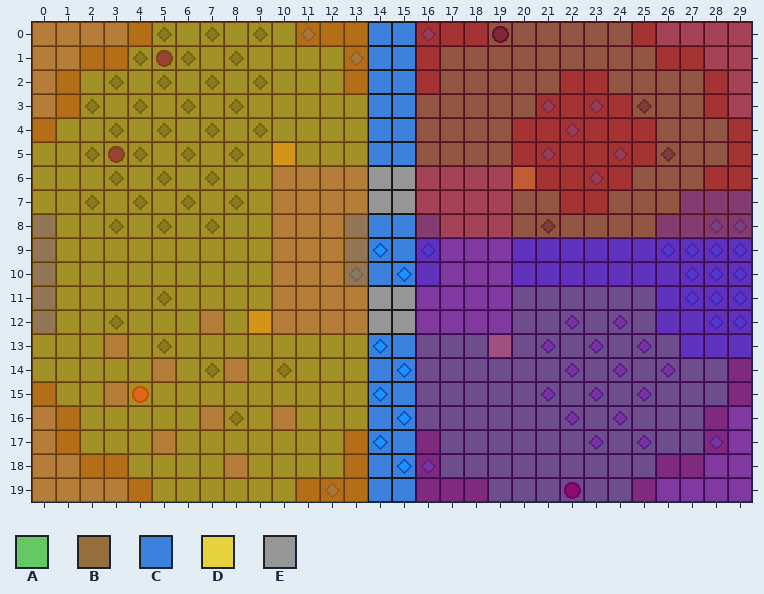
Two states of a Tiled map (JSON), tiled/samples/001_3division.tmj. Above is the file before it was changed.
Cells are 32x32 px. Shown: x 0..29, y 0..19.
Key: from "terrain": A 0, B 1, C 2, D 3, E 4.
_ is an empty cell.
Layers that did not change in this view are not listed.
Layer "地形" before, first column x 0:
 0 EEEEBAAAAAABBBCCBBBAAAAAABEEEE
 1 EEBBAAAAAAAAABCCBAAAAAAAAABBEE
 2 EBAAAAAAAAAAABCCBAAAAABBAAAABE
 3 EBAAAAAAAAAAAACCAAAAABBBBAAABE
 4 BAAAAAAAAAAAAACCAAAABBBBBBAAAB
 5 AAAAAAAAAADAAACCAAAABBBBBBAAAB
 6 AAAAAAAAAAEEEEEEEEEEDBBBBAAABB
 7 AAAAAAAAAAEEEEEEEEEEAABBAAACCC
 8 CAAAAAAAAAEEECCCCEEEAAAAAACCCC
 9 CAAAAAAAAAEEECCCCEEECCCCCCCCCC
10 CAAAAAAAAAEEECCCCEEECCCCCCCCCC
11 CAAAAAAAAAEEEEEEEEEEAAAAAACCCC
12 CAAAAAAEADEEEEEEEEEEAAAAAACCCC
13 AAAEAAAAAAAAAACCAAADAAAAAAACCC
14 AAAAAEAAEAAAAACCAAAAAAAAAAAAAB
15 BAAEAAAAAAAAAACCAAAAAAAAAAAAAB
16 EBAAAAAEAAEAAACCAAAAAAAAAAAABE
17 EBAAAEAAAAAAABCCBAAAAAAAAAAABE
18 EEBBAAAAEAAAABCCBAAAAAAAAABBEE
19 EEEEBAAAAAABBBCCBBBAAAAAABEEEE
And afterwards:
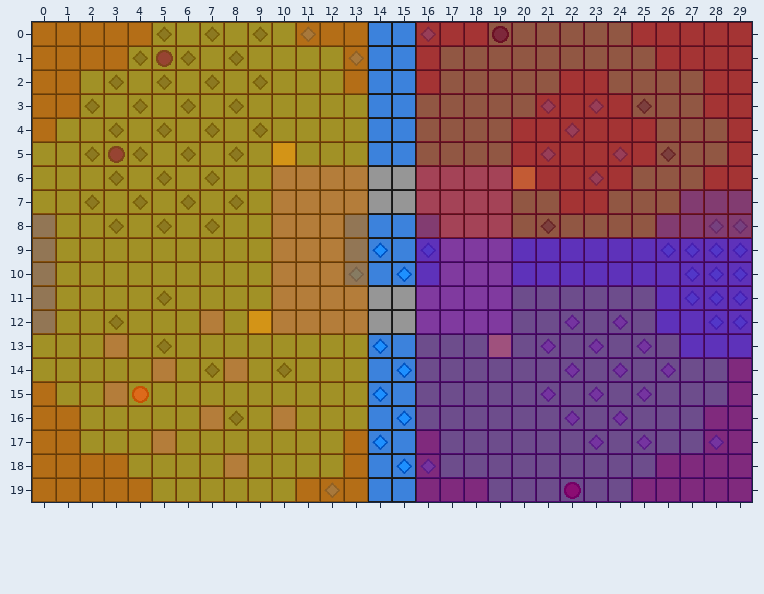
Difference:
Layer "地形":
Tile B replaces tile E in row 0 at x 0 to 3 and 26 to 29; in row 1 at x 0 to 1 and 28 to 29; in rows 2 to 3 at x 0 and 29; in rows 16 to 17 at x 0 and 29; in row 18 at x 0 to 1 and 28 to 29; in row 19 at x 0 to 3 and 26 to 29.
Where, in picture pixels (left, top, right, bottom), the same in both pictures:
changed: (33, 23, 127, 117)
changed: (657, 23, 751, 117)
changed: (33, 407, 127, 501)
changed: (657, 407, 751, 501)
